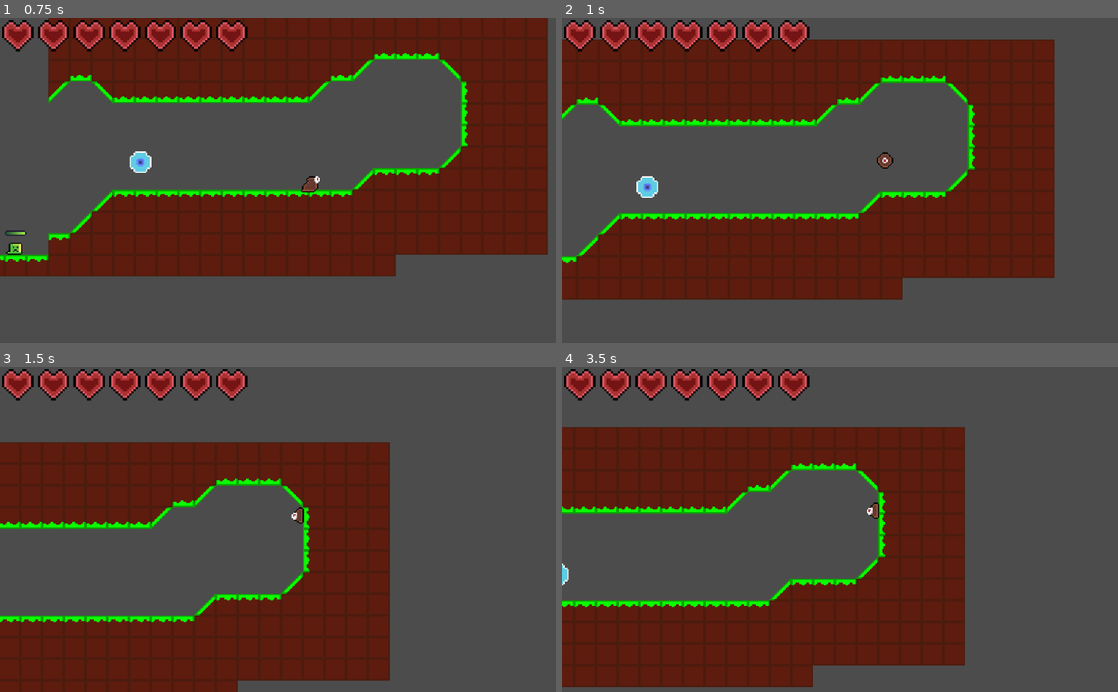
Above: before the commit, frames 1-4 (two rows, left to right).
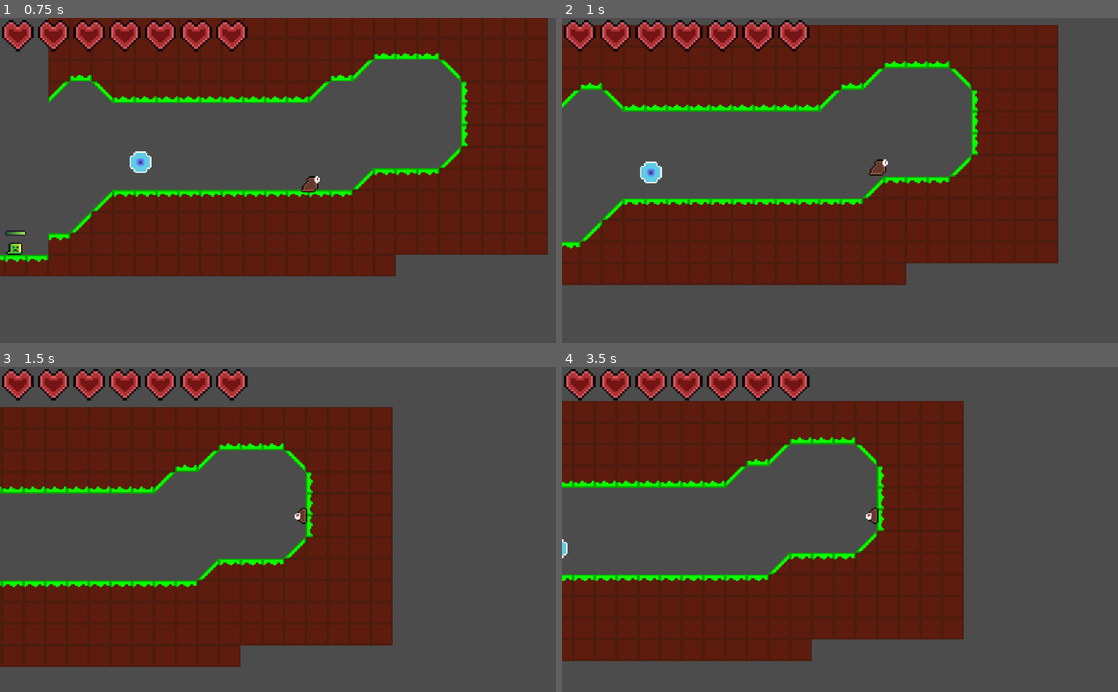
Above: after the commit, the same moments.

Repository: Shoter99/GameJamFirst
Game: Godot game, scene res://enviroment/level prefab/Level test.tscn
Two runs of this game, one before a commit and one after it. Both use one fixed random seed, a clock stepped at 60 frames per second and the inputs below.
Inputs (mouse positions are in pixels of both pictures, inside the frame that each line leads up to):
- Up to frame 1 (0.75 s): move the mouse to (400, 164) at 0.52 s; hold Right (move_right) from 0.53 s (still down); hold Right mouse button (glide, bound only after the commit) from 0.53 s (still down)
- Up to frame 2 (1 s): keep holding Right (move_right); keep holding Right mouse button (glide, bound only after the commit); tap Space (jump) at 0.77, 0.8 s
- Up to frame 3 (1.5 s): keep holding Right (move_right); tap Space (jump) at 1.07, 1.35 s; move the mouse to (166, 545) at 1.27 s; release Right mouse button (glide, bound only after the commit) at 1.28 s
- Up to frame 4 (3.5 s): tap Space (jump) at 1.52, 1.82, 2.3, 3.02, 3.32 s; right-click (728, 545) at 1.55 s; move the mouse to (895, 458) at 2.02 s; release Right (move_right) at 2.03 s; hold Left (move_left) 2.03-2.78 s; hold Shift (Slide) 2.03-2.78 s; move the mouse to (812, 594) at 2.77 s; hold Right (move_right) from 2.78 s (still down); click (812, 594) at 2.85 s; right-click (812, 594) at 3.05 s

Frame 1 is identical in both runs. In frame 2, 17% of the frame differs, in the area x 0-90%, y 2-87%; in frame 3, 28%, in the area x 0-71%, y 12-100%; in frame 4, 23%.

Commit message:
Added gliding and improved animations

Diff:
--- a/Player/MovementScript.gd
+++ b/Player/MovementScript.gd
@@ -17,8 +17,6 @@
 var isOnWall : bool = false
 var isGliding : bool = false
 var whereWall: = "right"
-
-
 
 func _ready():
 	get_node("Melee").disabled = true
@@ -46,7 +44,6 @@
 			velocity.y = swimSpeed
 
 	else:
-
 		if is_on_wall() == false:
 			if isSliding == false:
 				velocity.x = 0
@@ -66,10 +63,12 @@
 			if Input.is_action_just_released("Slide"):
 				isSliding = false
 
-		if Input.is_action_just_pressed("jump"):
+		if Input.is_action_just_pressed("jump") and isGliding == false:
 			if jumpsRemaining > 0:
 				jump()
 				jumpsRemaining -= 1
+				$Sprite.stop()
+				$Sprite.play("jump")
 			if is_on_wall() and is_on_floor() == false:
 				if whereWall == "right":
 					velocity.x = jumpSpeed
@@ -78,6 +77,10 @@
 				velocity.y = jumpSpeed
 				isJumping = true
 				jumpsRemaining = 2
+		if Input.is_action_pressed("glide") and is_on_floor() == false and is_on_wall() == false:
+			isGliding = true
+		else:
+			isGliding = false
 
 func _process(delta: float):
 	if Global.life <= 0:
@@ -85,15 +88,13 @@
 
 func _physics_process(delta : float):
 	if is_on_floor() and is_on_wall() == false:
-		if velocity.x != 0 and velocity.y == 0:
+		if velocity.x != 0 and is_on_floor():
 			$Sprite.play("walk")
-		elif velocity.x == 0 and velocity.y == 0:
+		elif velocity.x == 0 and is_on_floor():
 			$Sprite.play("idle")
 
 
 	if is_on_floor() == false and is_on_wall():
-
-
 		velocity.y = 0
 		velocity.x = 0
 	else:
@@ -130,4 +131,3 @@
 	else:
 		whereWall = "nothing"
 		$Sprite.play("jump")
-	print(velocity.y)
--- a/project.godot
+++ b/project.godot
@@ -129,6 +129,11 @@
 , Object(InputEventKey,"resource_local_to_scene":false,"resource_name":"","device":0,"alt":false,"shift":false,"control":false,"meta":false,"command":false,"pressed":false,"scancode":83,"physical_scancode":0,"unicode":0,"echo":false,"script":null)
  ]
 }
+glide={
+"deadzone": 0.5,
+"events": [ Object(InputEventMouseButton,"resource_local_to_scene":false,"resource_name":"","device":0,"alt":false,"shift":false,"control":false,"meta":false,"command":false,"button_mask":0,"position":Vector2( 0, 0 ),"global_position":Vector2( 0, 0 ),"factor":1.0,"button_index":2,"pressed":false,"doubleclick":false,"script":null)
+ ]
+}
 
 [physics]
 
